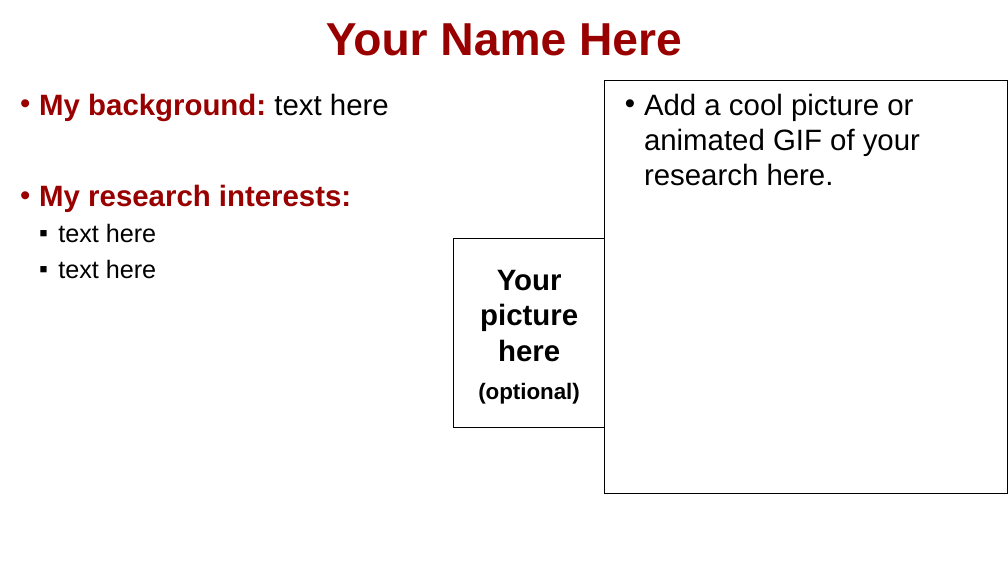
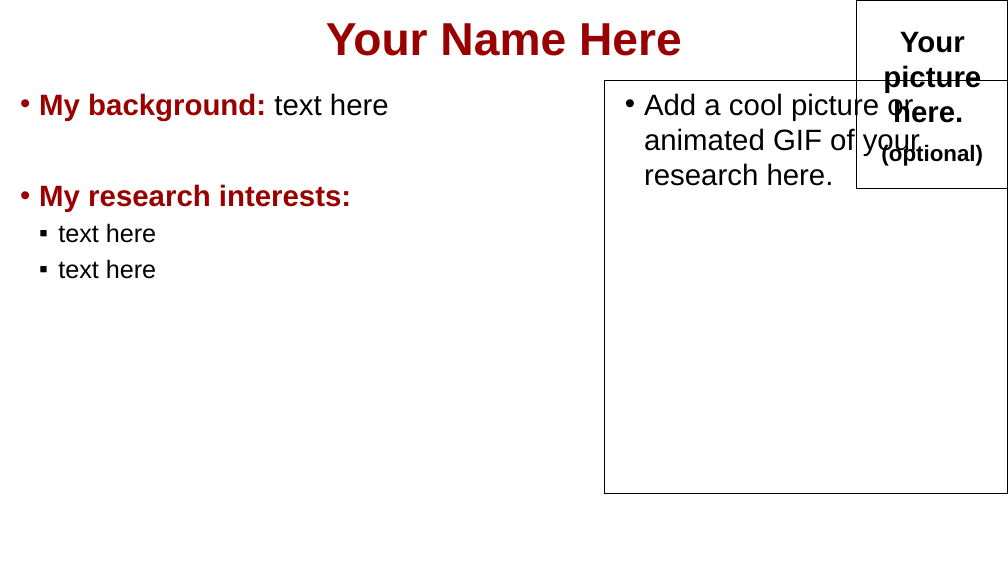
Before and after one commit to physicell-training/ws2023, a slide deck: slide 1 of templates/PhysiCell_ws_intro_template.pptx. Drawn at 1008x567 pixels with LibreOffice and Linux fonts; fonts in the diff are those of the drawing; background and template pictures are left out. Boxes give left, top, right and bottom in pixels: in the first picture for what was removed or moved away, otherwise in the second. Text is boxed around its words. In the diff, an @@ line names an element or a change of style, - is before the commit and + after.

```diff
--- a/templates/PhysiCell_ws_intro_template.pptx
+++ b/templates/PhysiCell_ws_intro_template.pptx
@@ rectangle "Your picture here." moved from (x1=454, y1=238, x2=605, y2=427) to (x1=857, y1=0, x2=1008, y2=190) @@
@@ text in rectangle at (x1=883, y1=31, x2=981, y2=123): text changed @@
-Your picture here
+Your picture here.
```
Also in this commit, not shown: 1 other slide changed.
